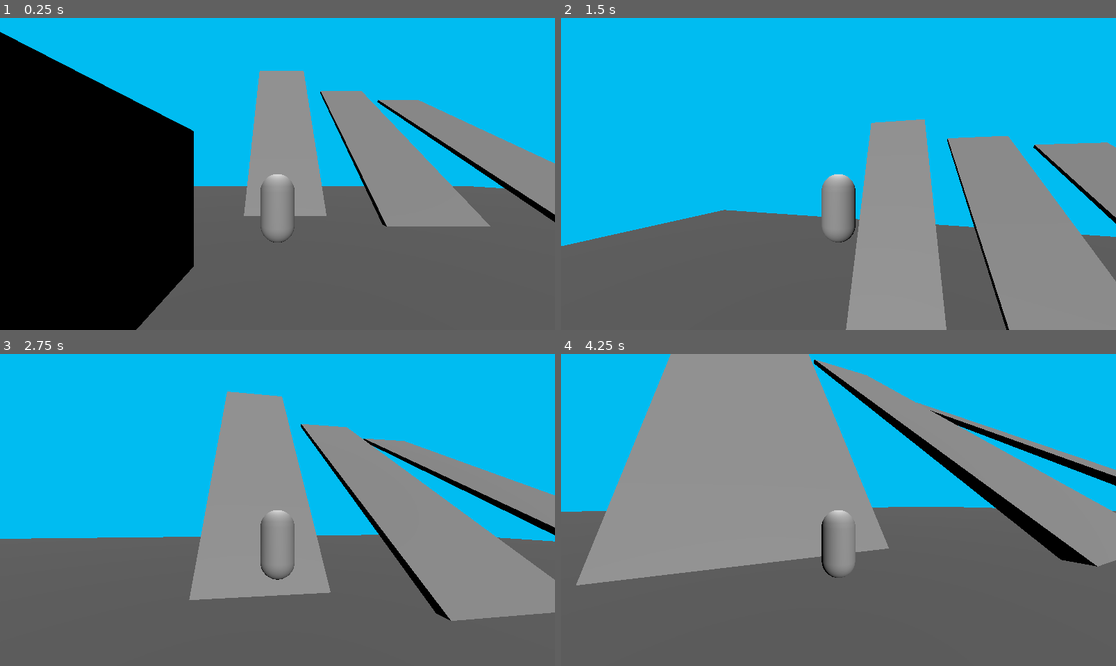
Above: before the commit, frames 1-4 (two rows, left to right).
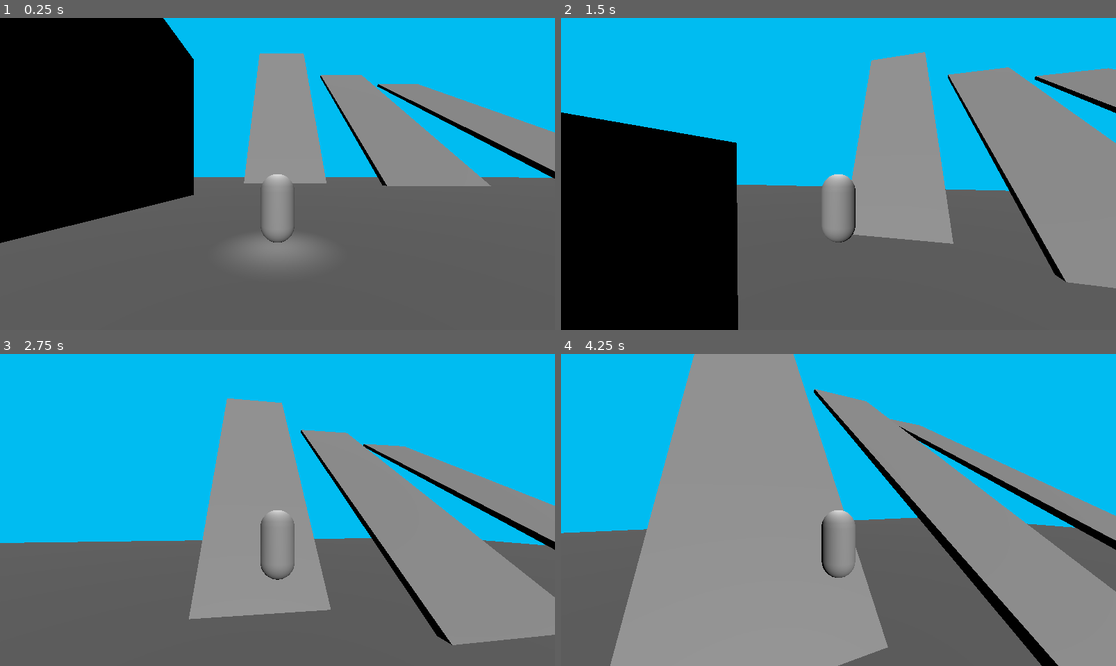
Above: after the commit, the same moments.

Repository: jackmenty/2025-Game
Game: Godot game, scene res://Scenes/Test_level.tscn
The game is run twice, just before and just after one commit, with the same random seed, the same clock (stepped at 60 frames per second) and the same inputs.
Inputs (mouse positions are in pixels of both pictures, inside the frame that each line leads up to):
- Up to frame 1 (0.25 s): no input
- Up to frame 2 (1.5 s): move the mouse to (866, 174) at 0.52 s; hold Space (jump) 0.53-1.28 s; hold W (move_forward) from 0.53 s (still down); move the mouse to (810, 174) at 1.27 s; tap Shift (sprint) at 1.35 s
- Up to frame 3 (2.75 s): keep holding W (move_forward); tap Space (jump) at 1.52, 1.55, 1.82 s; move the mouse to (288, 503) at 2.02 s; hold Space (jump) from 2.03 s (still down)
- Up to frame 4 (4.25 s): keep holding W (move_forward); move the mouse to (832, 516) at 2.77 s; release Space (jump) at 2.78 s; tap Shift (sprint) at 2.85 s; tap Space (jump) at 3.02, 3.05, 3.32 s; move the mouse to (877, 513) at 3.52 s; hold Space (jump) from 3.53 s (still down)

The runs differ from the first frame. In frame 1, 31% of the frame differs, in the area x 0-100%, y 0-100%; in frame 2, 46%, in the area x 0-100%, y 10-100%; in frame 3, 10%; in frame 4, 44%.

Commit message:
Fixed coyote + death screen added

Diff:
--- /dev/null
+++ b/Scenes/Die_box.tscn
@@ -0,0 +1,23 @@
+[gd_scene load_steps=4 format=3 uid="uid://bt1sm4q10r8i4"]
+
+[ext_resource type="Script" uid="uid://7l31cmwafrx1" path="res://Scripts/die_box.gd" id="1_jn7qp"]
+
+[sub_resource type="StandardMaterial3D" id="StandardMaterial3D_jn7qp"]
+albedo_color = Color(0, 0, 0, 1)
+
+[sub_resource type="BoxShape3D" id="BoxShape3D_jn7qp"]
+
+[node name="DieBox" type="Node3D"]
+script = ExtResource("1_jn7qp")
+
+[node name="CSGBox3D" type="CSGBox3D" parent="."]
+material_override = SubResource("StandardMaterial3D_jn7qp")
+
+[node name="Area3D" type="Area3D" parent="CSGBox3D"]
+collision_layer = 7
+collision_mask = 3
+
+[node name="CollisionShape3D" type="CollisionShape3D" parent="CSGBox3D/Area3D"]
+shape = SubResource("BoxShape3D_jn7qp")
+
+[connection signal="body_entered" from="CSGBox3D/Area3D" to="." method="_on_area_3d_body_entered"]
--- a/Scenes/Game_over.tscn
+++ b/Scenes/Game_over.tscn
@@ -1,10 +1,56 @@
-[gd_scene load_steps=2 format=3 uid="uid://bdaagw4myig5"]
+[gd_scene load_steps=4 format=3 uid="uid://b2eewr5u8drk0"]
 
 [ext_resource type="Theme" uid="uid://dvq37ujhe48d3" path="res://Theme/ui_template.tres" id="1_xj6ph"]
+[ext_resource type="Script" uid="uid://b1lsqsefb88t" path="res://Scripts/game_over.gd" id="2_thwhc"]
 
-[node name="GameOver" type="Control"]
+[sub_resource type="StyleBoxFlat" id="StyleBoxFlat_thwhc"]
+bg_color = Color(0.0562916, 0.0562916, 0.0562916, 1)
+
+[node name="Game_over" type="Control"]
 layout_mode = 3
-anchors_preset = 0
+anchors_preset = 15
+anchor_right = 1.0
+anchor_bottom = 1.0
+grow_horizontal = 2
+grow_vertical = 2
 theme = ExtResource("1_xj6ph")
+script = ExtResource("2_thwhc")
 
-[node name="CanvasLayer" type="CanvasLayer" parent="."]
+[node name="Panel" type="Panel" parent="."]
+layout_mode = 1
+anchors_preset = 15
+anchor_right = 1.0
+anchor_bottom = 1.0
+grow_horizontal = 2
+grow_vertical = 2
+theme_override_styles/panel = SubResource("StyleBoxFlat_thwhc")
+
+[node name="Checkpoint" type="Button" parent="Panel"]
+layout_mode = 1
+anchors_preset = -1
+anchor_left = 0.409722
+anchor_top = 0.654321
+anchor_right = 0.590278
+anchor_bottom = 0.790123
+grow_horizontal = 2
+grow_vertical = 2
+theme_override_font_sizes/font_size = 17
+text = "Return to
+Checkpoint"
+metadata/_edit_use_anchors_ = true
+
+[node name="RichTextLabel" type="Label" parent="Panel"]
+layout_mode = 1
+anchors_preset = -1
+anchor_left = 0.0958333
+anchor_top = 0.148148
+anchor_right = 0.904167
+anchor_bottom = 0.359568
+grow_horizontal = 2
+theme_override_font_sizes/font_size = 100
+text = "YOU DIED"
+horizontal_alignment = 1
+vertical_alignment = 1
+metadata/_edit_use_anchors_ = true
+
+[connection signal="pressed" from="Panel/Checkpoint" to="." method="_on_checkpoint_pressed"]
--- a/Scenes/Menu.tscn
+++ b/Scenes/Menu.tscn
@@ -1,7 +1,7 @@
 [gd_scene load_steps=3 format=3 uid="uid://cgidimangjygo"]
 
 [ext_resource type="Theme" uid="uid://dvq37ujhe48d3" path="res://Theme/ui_template.tres" id="1_3kf3n"]
-[ext_resource type="Script" uid="uid://ceuwdaxkk1y5w" path="res://Scenes/menu.gd" id="2_6pedr"]
+[ext_resource type="Script" uid="uid://ceuwdaxkk1y5w" path="res://Scripts/menu.gd" id="2_6pedr"]
 
 [node name="Menu" type="Control"]
 layout_mode = 3
@@ -77,7 +77,6 @@
 text = "PAUSED"
 horizontal_alignment = 1
 vertical_alignment = 1
-metadata/_edit_use_anchors_ = true
 
 [connection signal="pressed" from="Panel/Continue" to="." method="_on_continue_pressed"]
 [connection signal="pressed" from="Panel/Return" to="." method="_on_return_pressed"]
--- a/Scenes/Player.tscn
+++ b/Scenes/Player.tscn
@@ -1,8 +1,9 @@
-[gd_scene load_steps=6 format=3 uid="uid://dqfrll158h75v"]
+[gd_scene load_steps=7 format=3 uid="uid://dqfrll158h75v"]
 
 [ext_resource type="Script" uid="uid://oxp5hxhgiv1a" path="res://Scripts/Player.gd" id="1_0y7nr"]
 [ext_resource type="Script" uid="uid://b8c0gssqg25j1" path="res://Scripts/camera_spring_arm.gd" id="2_jo2ib"]
 [ext_resource type="PackedScene" uid="uid://cgidimangjygo" path="res://Scenes/Menu.tscn" id="3_gntrk"]
+[ext_resource type="PackedScene" uid="uid://b2eewr5u8drk0" path="res://Scenes/Game_over.tscn" id="4_dewec"]
 
 [sub_resource type="CapsuleMesh" id="CapsuleMesh_jo2ib"]
 
@@ -43,3 +44,6 @@
 [node name="CoyoteTimer" type="Timer" parent="."]
 wait_time = 0.116
 one_shot = true
+
+[node name="Game_over" parent="." instance=ExtResource("4_dewec")]
+visible = false
--- a/Scenes/Test_level.tscn
+++ b/Scenes/Test_level.tscn
@@ -1,5 +1,6 @@
-[gd_scene load_steps=3 format=3 uid="uid://cq25k3h20sq30"]
+[gd_scene load_steps=4 format=3 uid="uid://cq25k3h20sq30"]
 
+[ext_resource type="PackedScene" uid="uid://bt1sm4q10r8i4" path="res://Scenes/Die_box.tscn" id="1_rbrd7"]
 [ext_resource type="PackedScene" uid="uid://dqfrll158h75v" path="res://Scenes/Player.tscn" id="1_tfsjm"]
 [ext_resource type="PackedScene" uid="uid://mkr64ivjykh6" path="res://Scenes/Damage_box.tscn" id="3_rbrd7"]
 
@@ -58,3 +59,6 @@
 transform = Transform3D(0.0553146, 0.0836179, -0.586501, 0.147874, -0.254622, 0.171287, -0.0503536, -0.655896, -0.141266, -25.0701, -0.566961, 163.489)
 use_collision = true
 size = Vector3(6.33838, 48.5695, 30)
+
+[node name="DieBox" parent="." instance=ExtResource("1_rbrd7")]
+transform = Transform3D(510.011, 0, 0, 0, 4.05553, 0, 0, 0, 529.734, 0.613417, -16.3615, -17.9019)
--- a/Scripts/Player.gd
+++ b/Scripts/Player.gd
@@ -5,16 +5,16 @@
 const JUMP_VELOCITY = 25
 @export var springarm : SpringArm3D
 @export var camera : Camera3D
-var max_health = 10
+var max_health = 3
 var health = 0
 var damaged = true
-@onready var coyote_timer = $CoyoteTimer
-var time_in_air = 0.0
+var time_in_air = 1.0
 
 
 func _ready():
 	await get_tree().process_frame
 	health = max_health
+
 
 
 func take_damage(damage_amount: int):
@@ -28,7 +28,10 @@
 			iframes()
 
 func die():
-	get_tree().change_scene_to_file("res://Scenes/Game_over.tscn")
+	await get_tree().process_frame
+	Engine.time_scale = 0
+	get_node("Game_over").show()
+	Input.set_mouse_mode(Input.MOUSE_MODE_VISIBLE)
 
 func iframes():
 	damaged = false
@@ -42,13 +45,12 @@
 		velocity += get_gravity() * delta * 4
 		time_in_air += delta
 
-	if Input.is_action_just_pressed("jump") and is_on_floor() || time_in_air < 1.0:
+	if Input.is_action_just_pressed("jump") and is_on_floor() || Input.is_action_pressed("jump") and time_in_air < .1:
 		velocity.y = JUMP_VELOCITY
-		print(time_in_air)
 
 	var was_on_floor = is_on_floor()
 
-	if was_on_floor && !is_on_floor():
+	if is_on_floor():
 		time_in_air = 0
 
 	var input_dir := Input.get_vector("move_left", "move_right", "move_forward", "move_back")
--- /dev/null
+++ b/Scripts/die_box.gd
@@ -0,0 +1,6 @@
+extends Node3D
+
+
+func _on_area_3d_body_entered(body: Node3D) -> void:
+	if body is CPlayer:
+		body.die()
--- /dev/null
+++ b/Scripts/game_over.gd
@@ -0,0 +1,6 @@
+extends Control
+
+
+func _on_checkpoint_pressed() -> void:
+	get_tree().reload_current_scene()
+	Engine.time_scale = 1
Not shown, added: Scripts/die_box.gd.uid
Not shown, added: Scripts/game_over.gd.uid
Renamed: Scenes/menu.gd -> Scripts/menu.gd
Renamed: Scenes/menu.gd.uid -> Scripts/menu.gd.uid
